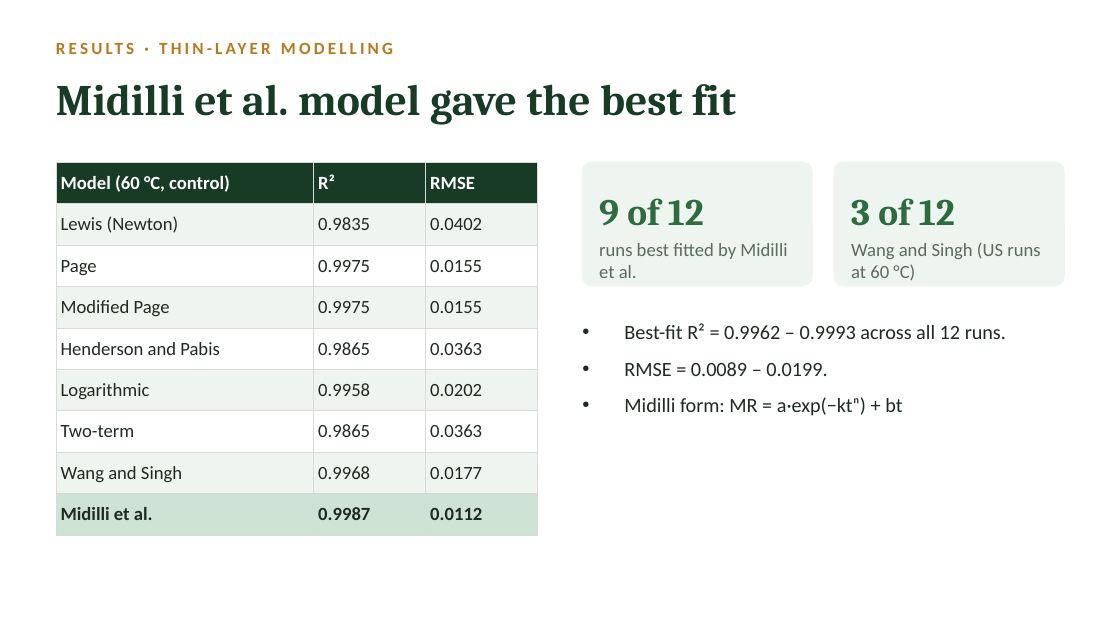
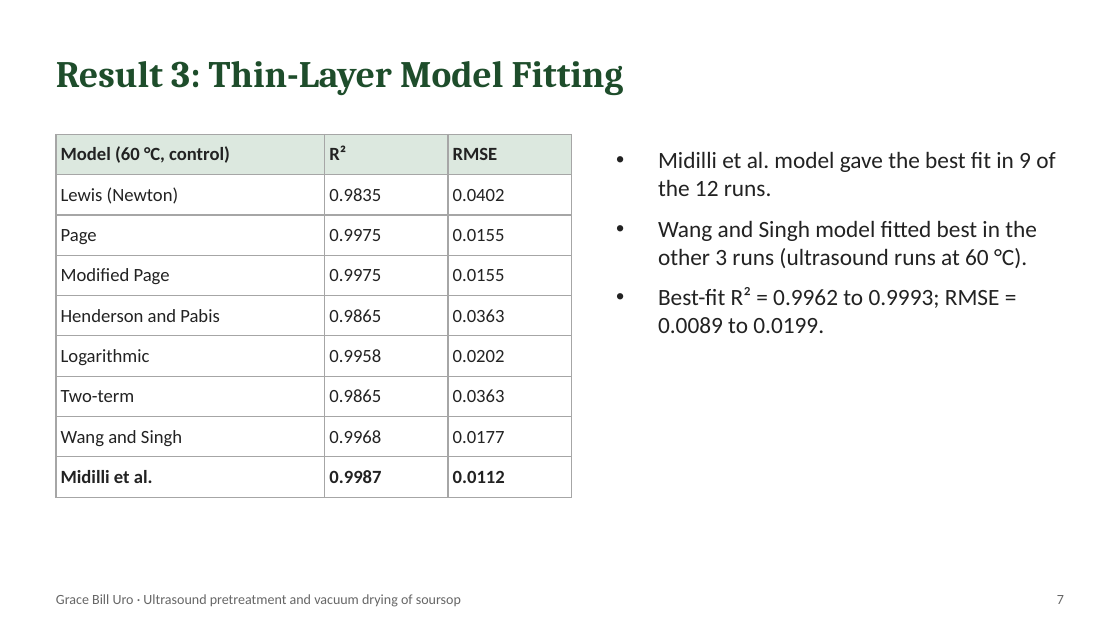
Before and after one commit to BlissNathan1305/turbo-waddle, a slide deck: slide 7 of thesis-presentations/Soursop_Ultrasound_Vacuum_Drying.pptx (slide 8 before the commit). Drawn at 1120x630 pixels with LibreOffice and Linux fonts; fonts in the diff are those of the drawing. Boxes give left, top, right and bottom in pixels: in the first picture for what was removed or moved away, otherwise in the second. Text is boxed around its words. In the diff, an @@ line names an element or a change of style, - is before the commit and + after.

```diff
--- a/thesis-presentations/Soursop_Ultrasound_Vacuum_Drying.pptx
+++ b/thesis-presentations/Soursop_Ultrasound_Vacuum_Drying.pptx
@@ text at [56,61,624,96]: text changed; size 11 to 24 pt; font Calibri to Cambria; text colour #B7791F to #1E4D2B @@
-RESULTS · THIN-LAYER MODELLING
+Result 3: Thin-Layer Model Fitting
@@ text removed at [56,84,736,125] @@
-Midilli et al. model gave the best fit
@@ table at [56,134,571,487] @@
@@ fill #173B24 to #DCE8DF in row 1 @@
@@ fill #EEF4EF to none in 12 cells @@
@@ fill #FFFFFF to none in 9 cells @@
@@ fill #CFE3D4 to none in row 9 @@
@@ text colour #FFFFFF to #222222 in "Model (60 °C, control)", "R²", "RMSE" @@
@@ text colour #1F2A22 to #222222 in "Lewis (Newton)", "0.9835", "0.0402", "Page" and 20 more places @@
@@ borders changed @@
@@ table: place and size @@
-table at [56,162,538,524]
+table at [56,134,571,487]
@@ rounded rectangle removed at [582,162,812,286] @@
@@ text added at [658,151,1055,333], 15 pt, text #222222 @@
+• Midilli et al. model gave the best fit in 9 of the 12 runs.
+• Wang and Singh model fitted best in the other 3 runs (ultrasound runs at 60 °C).
+• Best-fit R² = 0.9962 to 0.9993; RMSE = 0.0089 to 0.0199.
@@ rounded rectangle removed at [834,162,1064,286] @@
@@ text removed at [599,198,704,226] @@
-9 of 12
@@ text removed at [851,198,955,226] @@
-3 of 12
@@ text removed at [599,243,787,278] @@
-runs best fitted by Midilli et al.
@@ text removed at [851,242,1040,281] @@
-Wang and Singh (US runs at 60 °C)
@@ text removed at [624,323,1006,416] @@
-• Best-fit R² = 0.9962 – 0.9993 across all 12 runs.
-• RMSE = 0.0089 – 0.0199.
-• Midilli form: MR = a·exp(−ktⁿ) + bt
@@ text added at [56,594,461,607], 9 pt, text #666666 @@
+Grace Bill Uro · Ultrasound pretreatment and vacuum drying of soursop
@@ text added at [1057,595,1064,604], 9 pt, text #666666 @@
+7
```
Also in this commit, not shown: 8 other slides changed, 3 slides added, 5 slides removed, 2 other files.
